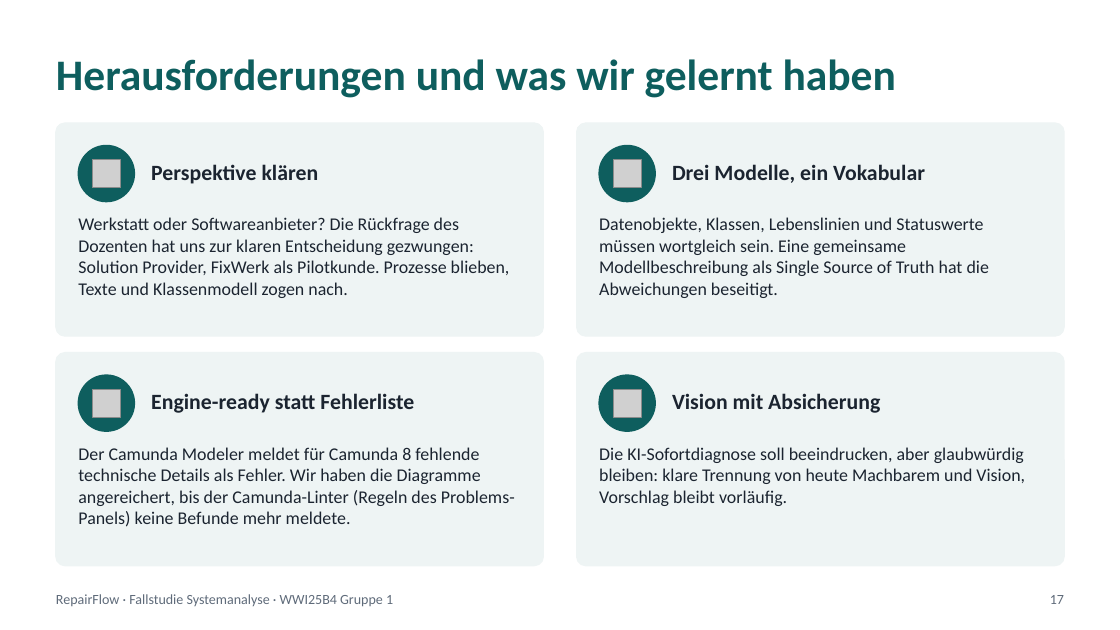
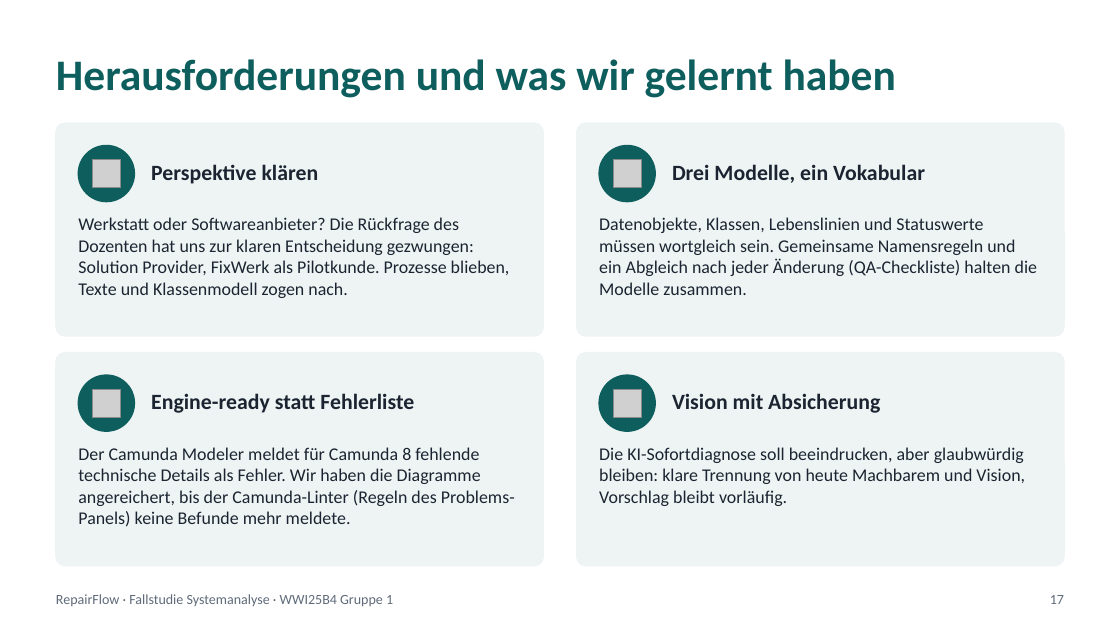
Before and after one commit to jakobschwan123-cmd/casestudy-semester-3, a slide deck: slide 17 of praesi/Abschlusspraesentation.pptx. Drawn at 1120x630 pixels with LibreOffice and Linux fonts; fonts in the diff are those of the drawing; grey boxes stand for pictures. Boxes give left, top, right and bottom in pixels: in the first picture for what was removed or moved away, otherwise in the second. Text is boxed around its words. In the diff, an @@ line names an element or a change of style, - is before the commit and + after.

```diff
--- a/praesi/Abschlusspraesentation.pptx
+++ b/praesi/Abschlusspraesentation.pptx
@@ text at <box>599,217,1037,295</box>: text changed @@
-Datenobjekte, Klassen, Lebenslinien und Statuswerte müssen wortgleich sein. Eine gemeinsame Modellbeschreibung als Single Source of Truth hat die Abweichungen beseitigt.
+Datenobjekte, Klassen, Lebenslinien und Statuswerte müssen wortgleich sein. Gemeinsame Namensregeln und ein Abgleich nach jeder Änderung (QA-Checkliste) halten die Modelle zusammen.
```
Also in this commit, not shown: 3 other slides changed, 19 other files.
